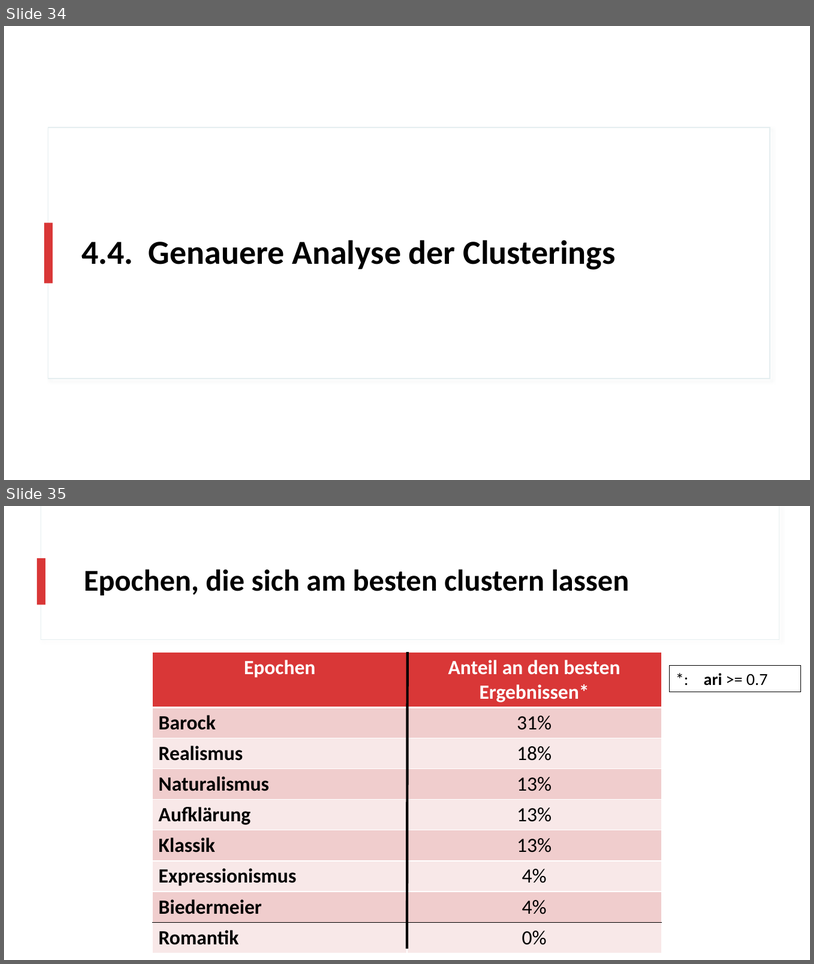
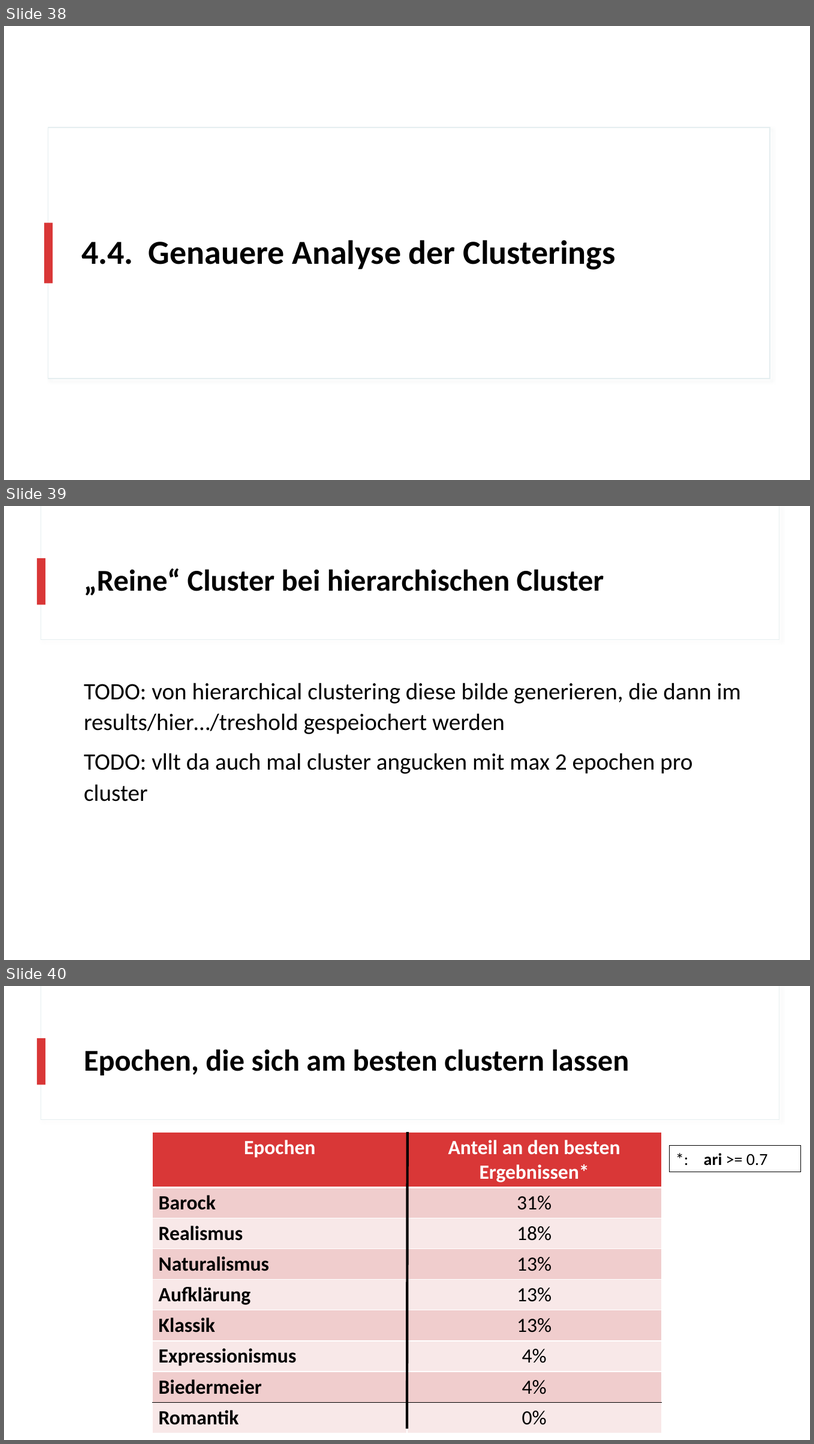
Before and after one commit to realjanpaulus/clusterpoems, a slide deck: presentation/clustering_presentation.pptx. Shown one above the other, each under a label of ours: slides 34 and 35 before the commit, slides 38, 39 and 40 after it. The pictures are 814x964 and 814x1444 pixels, drawn with LibreOffice and Linux fonts; fonts in the diff are those of the drawing. Boxes give left, top, right and bottom in pixels: in the first picture for what was removed or moved away, otherwise in the second. Text is boxed around its words. In the diff, an @@ line names an element or a change of style, - is before the commit and + after.

```diff
--- a/presentation/clustering_presentation.pptx
+++ b/presentation/clustering_presentation.pptx
@@ slide 39 added at <box>4,506,810,960</box>, background #FFFFFF; not listed: 3 template elements that a slide beside it also shows @@
@@ title added at <box>84,568,605,595</box>, 36 pt, text #000000, bold @@
+„Reine“ Cluster bei hierarchischen Cluster
@@ text added at <box>84,682,741,801</box>, 28 pt, text #000000 @@
+TODO: von hierarchical clustering diese bilde generieren, die dann im results/hier…/treshold gespeiochert werden
+TODO: vllt da auch mal cluster angucken mit max 2 epochen pro cluster
@@ what was slide 34 is now slide 38 @@
@@ what was slide 35 is now slide 40 @@
```
Also in this commit, not shown: 4 slides changed, 7 other slides added, 3 slides removed, 38 other files.
